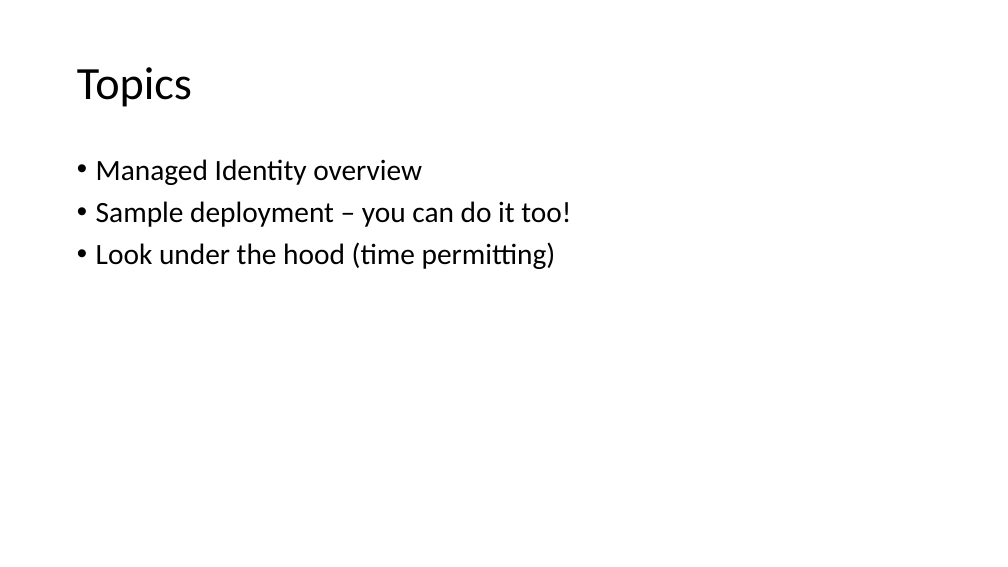
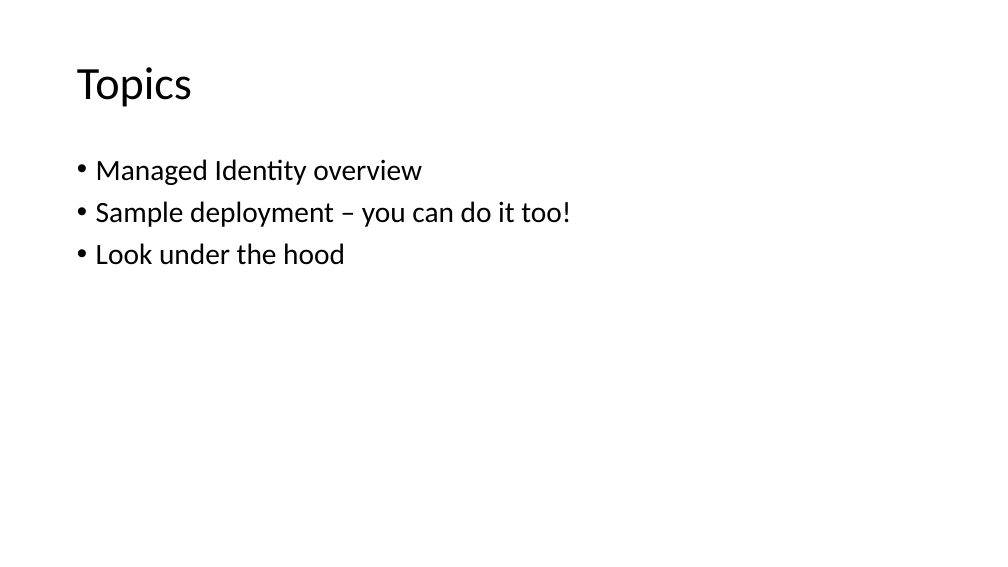
Before and after one commit to ErikEJ/CloudBurstDemo, a slide deck: slide 2 of ManagedIdentity.pptx. Drawn at 1008x567 pixels with LibreOffice and Linux fonts; fonts in the diff are those of the drawing. Boxes give left, top, right and bottom in pixels: in the first picture for what was removed or moved away, otherwise in the second. Text is boxed around its words. In the diff, an @@ line names an element or a change of style, - is before the commit and + after.

```diff
--- a/ManagedIdentity.pptx
+++ b/ManagedIdentity.pptx
@@ text at (x1=96, y1=243, x2=345, y2=265): text changed @@
-• Look under the hood (time permitting)
+• Look under the hood
```
Also in this commit, not shown: 1 other slide changed.
